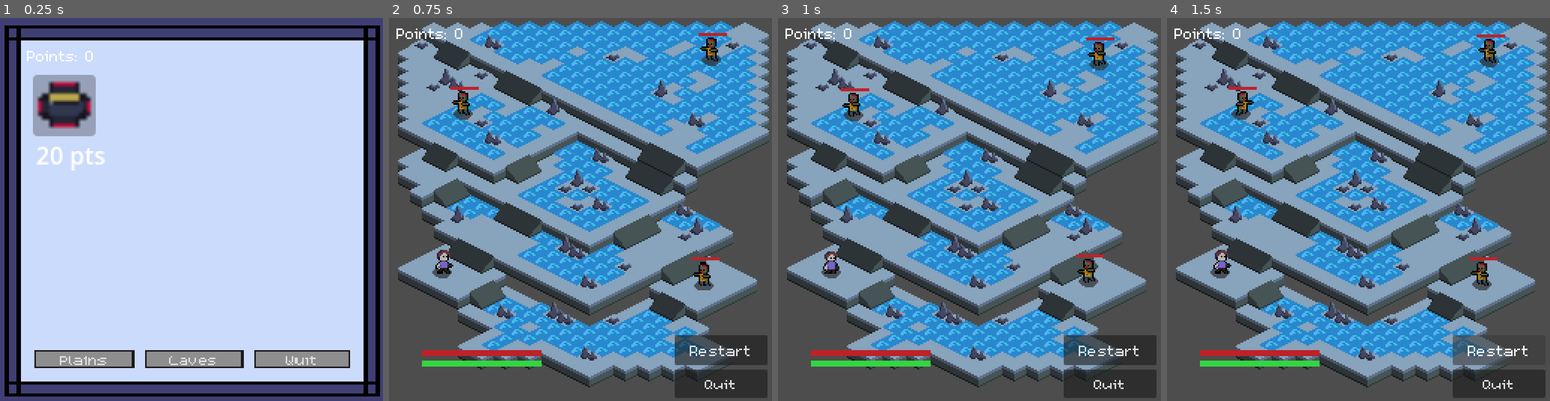
Above: before the commit, frames 1-4 (left to right).
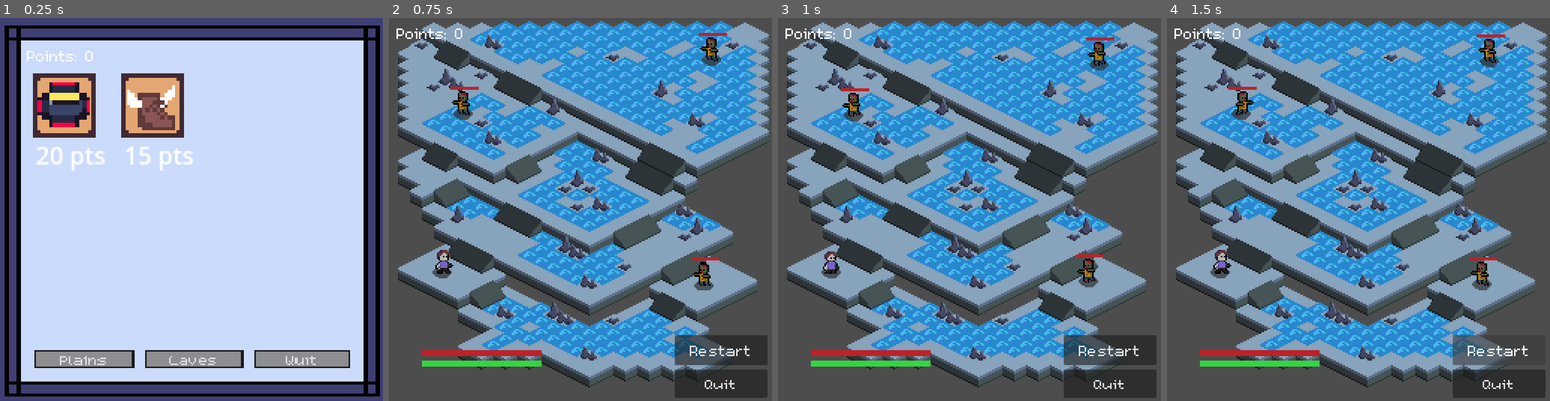
Above: after the commit, the same moments.

Repository: CARDinalCAWWW/Hunker-In-The-Bunker
Game: Godot game, scene res://Shop/shop_scene.tscn
Same seed, same stepped clock (60 frames per second), same inputs: the game is played once before the commit and once after it. This scene is started directly instead of the project's main scene.
Inputs:
- Up to frame 1 (0.25 s): no input
- Up to frame 2 (0.75 s): click "Caves" at 0.5 s
- Up to frame 3 (1 s): no input
- Up to frame 4 (1.5 s): click "Restart" at 1.25 s

The runs differ from the first frame. In frame 1, 5.1% of the frame differs, in the area x 8-51%, y 14-40%; in frame 2, nothing differs; in frame 3, nothing differs; in frame 4, nothing differs.

Commit message:
SpeedBoots
The player can now but speedboots that prevent the slow water. Also backgrounds were added to the shops and the icons were fixed.

Diff:
--- a/hunker-in-the-bunker-game/PlayArea/Score_manager.gd
+++ b/hunker-in-the-bunker-game/PlayArea/Score_manager.gd
@@ -5,6 +5,7 @@
 var score := 0
 var purchased_items: Dictionary = {}   # permanent record of what was bought
 var available_items: Dictionary = {}   # resets each level
+var has_speed_upgrade := false
 
 func add_score(amount: int = 1) -> void:
 	score += amount
--- a/hunker-in-the-bunker-game/Player/player.gd
+++ b/hunker-in-the-bunker-game/Player/player.gd
@@ -42,17 +42,16 @@
 			slots[slot_index].update_visual()
 			slot_index += 1
 
-func _physics_process(delta: float) -> void:
+func _physics_process(_delta: float) -> void:
 	var map_pos = tile_map.local_to_map(tile_map.to_local(global_position))
 	var tile_data = tile_map.get_cell_tile_data(map_pos)
 	var current_modifier = 1.0
-	if tile_data:
+	if tile_data and not ScoreManager.has_speed_upgrade:
 		current_modifier = tile_data.get_custom_data("speed_mod")
 
 	var direction := Input.get_vector("ui_left", "ui_right", "ui_up", "ui_down")
 	if direction != Vector2.ZERO:
 		velocity = direction * move_speed * current_modifier
-
 	else:
 		velocity = Vector2.ZERO
 	move_and_slide()
@@ -60,8 +59,6 @@
 func _process(delta):
 	if Input.is_action_just_pressed("attack") and can_attack:
 		perform_attack()
-
-
 
 var is_dead := false
 
--- a/hunker-in-the-bunker-game/Shop/shop_item.tscn
+++ b/hunker-in-the-bunker-game/Shop/shop_item.tscn
@@ -1,6 +1,7 @@
-[gd_scene load_steps=2 format=3 uid="uid://ctf4ehhhmgkq4"]
+[gd_scene load_steps=3 format=3 uid="uid://ctf4ehhhmgkq4"]
 
 [ext_resource type="Script" uid="uid://ckmiec2778sxt" path="res://shop_item.gd" id="1_k8r3s"]
+[ext_resource type="Texture2D" uid="uid://besfqcmjyww8j" path="res://Items/ItemSell.png" id="2_10dj0"]
 
 [node name="ShopItem" type="Control"]
 layout_mode = 3
@@ -10,6 +11,12 @@
 grow_horizontal = 2
 grow_vertical = 2
 script = ExtResource("1_k8r3s")
+
+[node name="ItemSell" type="Sprite2D" parent="."]
+texture_filter = 1
+position = Vector2(130, 130.5)
+scale = Vector2(2.625, 2.6875)
+texture = ExtResource("2_10dj0")
 
 [node name="Icon" type="TextureRect" parent="."]
 layout_mode = 0
@@ -26,10 +33,12 @@
 offset_bottom = 175.0
 
 [node name="BuyButton" type="Button" parent="."]
+texture_filter = 1
 layout_mode = 0
 offset_left = 109.0
 offset_top = 110.0
 offset_right = 151.0
 offset_bottom = 151.0
+flat = true
 
 [connection signal="pressed" from="BuyButton" to="." method="_on_buy_button_pressed"]
--- a/hunker-in-the-bunker-game/Shop/shop_scene.tscn
+++ b/hunker-in-the-bunker-game/Shop/shop_scene.tscn
@@ -9,6 +9,7 @@
 [ext_resource type="PackedScene" uid="uid://ctf4ehhhmgkq4" path="res://Shop/shop_item.tscn" id="7_tuxfc"]
 [ext_resource type="Resource" uid="uid://crlodtr0nfi1w" path="res://Resources/Turret.tres" id="8_treba"]
 [ext_resource type="Script" uid="uid://csolmdfyspk3f" path="res://PlayArea/CanvasLayers/score.gd" id="8_tuxfc"]
+[ext_resource type="Resource" uid="uid://b27y08cqq81t" path="res://Upgrades/SpeedBoots.tres" id="9_w1rlq"]
 [ext_resource type="PackedScene" uid="uid://cqirwlsxcjnc1" path="res://Shop/Hotbar.tscn" id="10_xxpc3"]
 
 [node name="ShopScene" type="Control"]
@@ -18,6 +19,9 @@
 anchor_bottom = 1.0
 grow_horizontal = 2
 grow_vertical = 2
+
+[node name="Hotbar" parent="." instance=ExtResource("10_xxpc3")]
+layout_mode = 0
 
 [node name="TextureRect" type="TextureRect" parent="."]
 texture_filter = 1
@@ -90,12 +94,23 @@
 script = ExtResource("6_h6pe3")
 
 [node name="ShopItem" parent="." instance=ExtResource("7_tuxfc")]
+texture_filter = 1
 layout_mode = 1
 offset_left = -87.0
 offset_top = -72.0
 offset_right = -305.0
 offset_bottom = -291.0
 item = ExtResource("8_treba")
+
+[node name="ShopItem2" parent="." instance=ExtResource("7_tuxfc")]
+texture_filter = 1
+layout_mode = 1
+offset_left = -28.0
+offset_top = -72.0
+offset_right = -246.0
+offset_bottom = -291.0
+item = ExtResource("9_w1rlq")
+cost = 15
 
 [node name="Score" type="Label" parent="." groups=["score"]]
 texture_filter = 1
@@ -109,10 +124,6 @@
 text = "Points:"
 script = ExtResource("8_tuxfc")
 
-[node name="Hotbar" parent="." instance=ExtResource("10_xxpc3")]
-offset = Vector2(67.01, -36.095)
-transform = Transform2D(1, 0, 0, 1, 67.01, -36.095)
-
 [connection signal="pressed" from="Button" to="Button" method="_on_pressed"]
 [connection signal="pressed" from="NxtLvl" to="NxtLvl" method="_on_pressed"]
 [connection signal="pressed" from="Retry" to="Retry" method="_on_pressed"]
--- /dev/null
+++ b/hunker-in-the-bunker-game/Upgrades/SpeedBoots.tres
@@ -0,0 +1,11 @@
+[gd_resource type="Resource" script_class="ItemData" load_steps=3 format=3 uid="uid://b27y08cqq81t"]
+
+[ext_resource type="Texture2D" uid="uid://c361dm3wbxn52" path="res://Upgrades/SpeedBoots.png" id="1_kkmtp"]
+[ext_resource type="Script" uid="uid://d16lwmouty2nq" path="res://item_data.gd" id="2_cbicn"]
+
+[resource]
+script = ExtResource("2_cbicn")
+item_name = "SpeedBoots"
+icon = ExtResource("1_kkmtp")
+is_speed_upgrade = true
+metadata/_custom_type_script = "uid://d16lwmouty2nq"
--- a/hunker-in-the-bunker-game/item_data.gd
+++ b/hunker-in-the-bunker-game/item_data.gd
@@ -10,3 +10,6 @@
 
 # Scene that gets spawned
 @export var world_scene: PackedScene
+
+# item_data.gd
+@export var is_speed_upgrade: bool = false
--- a/hunker-in-the-bunker-game/shop_item.gd
+++ b/hunker-in-the-bunker-game/shop_item.gd
@@ -21,9 +21,13 @@
 func _on_score_changed(new_score: int) -> void:
 	buy_button.disabled = new_score < cost
 
+
 func _on_buy_button_pressed() -> void:
 	print("Button pressed!")
 	print("Can afford: ", ScoreManager.score >= cost)
+	if ScoreManager.buy_item(item, cost):
+		if item.is_speed_upgrade:
+			ScoreManager.has_speed_upgrade = true
 	if ScoreManager.buy_item(item, cost):
 		print("Bought!")
 		var slots = get_tree().get_nodes_in_group("hotbar_slots")
Not shown: 1 places in hunker-in-the-bunker-game/Shop/shop_scene.tscn that only renumber resources
Binary file added: hunker-in-the-bunker-game/Upgrades/SpeedBoots.png
Not shown, added: hunker-in-the-bunker-game/Upgrades/SpeedBoots.png.import
